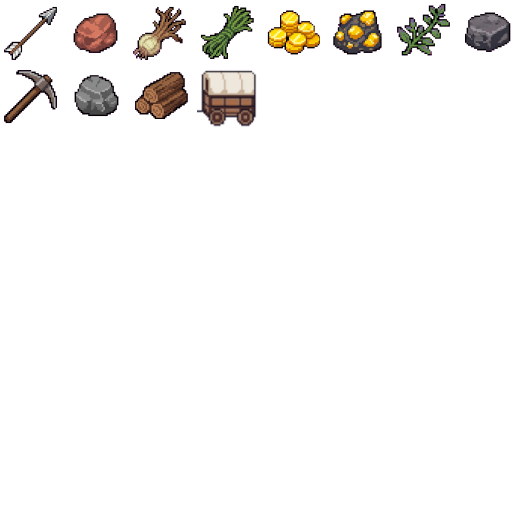
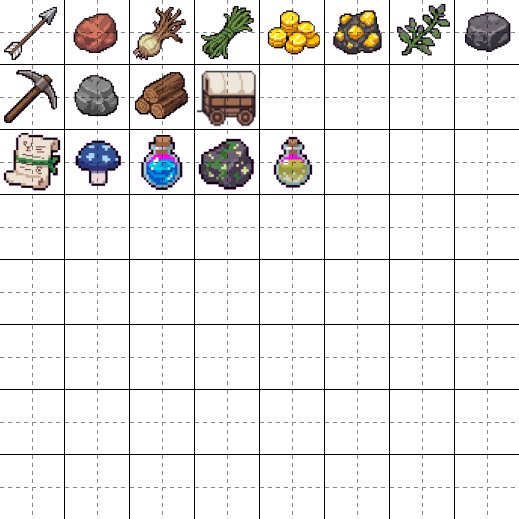
Layer changes from the first 519 x 519 image to the second:
showed "Pasted Layer #1" over [0, 0, 519, 519]
added layer "Pasted Layer" above "items.png" over [3, 133, 313, 191]